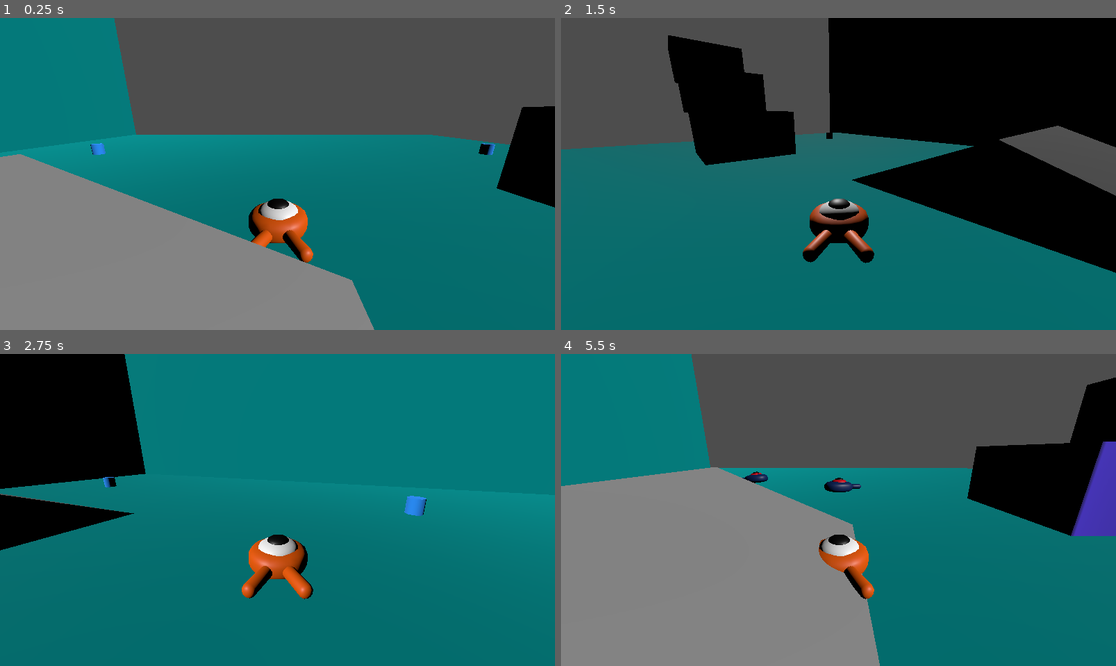
Above: before the commit, frames 1-4 (two rows, left to right).
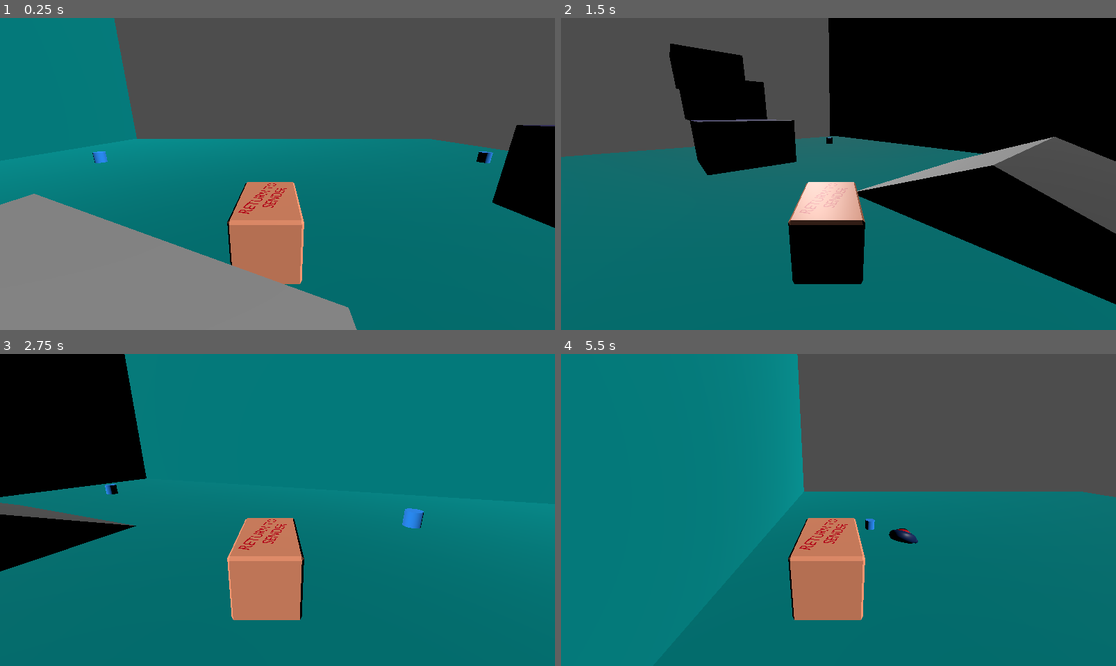
Above: after the commit, the same moments.

Repository: holy-moley/ReturnToSender
Game: Godot game, scene res://main.tscn
The game is run twice, just before and just after one commit, with the same random seed, the same clock (stepped at 60 frames per second) and the same inputs.
Inputs (mouse positions are in pixels of both pictures, inside the frame that each line leads up to):
- Up to frame 1 (0.25 s): no input
- Up to frame 2 (1.5 s): move the mouse to (960, 158) at 0.52 s; hold D (right) 0.53-1.28 s; tap Space (jump) at 0.6, 0.77, 1.07, 1.35 s; move the mouse to (727, 189) at 1.27 s; hold Down (back) from 1.28 s (still down)
- Up to frame 3 (2.75 s): tap Space (jump) at 1.52, 1.82, 2.1 s; move the mouse to (333, 441) at 2.02 s; release Down (back) at 2.03 s; hold D (right) from 2.03 s (still down)
- Up to frame 4 (5.5 s): move the mouse to (810, 572) at 2.77 s; release D (right) at 2.78 s; hold W (forward) 2.78-3.53 s; tap Space (jump) at 2.85, 3.02, 3.32, 3.6, 3.77, 4.07, 4.35, 4.52, 4.82, 5.1 s; move the mouse to (1005, 556) at 3.52 s; hold A (left) 3.53-5.03 s; tap R (respawn, bound only before the commit) at 4.15 s; move the mouse to (672, 463) at 4.27 s; move the mouse to (866, 510) at 5.02 s; hold Down (back) from 5.03 s (still down)

The runs differ from the first frame. In frame 1, 12% of the frame differs, in the area x 0-100%, y 28-100%; in frame 2, 13%; in frame 3, 7.5%; in frame 4, 49%, in the area x 0-100%, y 0-100%.

Commit message:
Add files via upload
Changed player model, added collision to ramp.

Diff:
--- a/squash_the_creeps_start_1.1.0/main.tscn
+++ b/squash_the_creeps_start_1.1.0/main.tscn
@@ -1,8 +1,9 @@
-[gd_scene load_steps=17 format=3 uid="uid://dibmxxgs24c6y"]
+[gd_scene load_steps=19 format=3 uid="uid://dibmxxgs24c6y"]
 
 [ext_resource type="Script" path="res://main.gd" id="1_cb3ao"]
 [ext_resource type="PackedScene" uid="uid://dwggalpxc4xky" path="res://player.tscn" id="1_nhwxy"]
 [ext_resource type="PackedScene" uid="uid://cx6ebcswvuhgi" path="res://mob.tscn" id="2_fkq84"]
+[ext_resource type="Script" path="res://playertest.gd" id="4_67sti"]
 
 [sub_resource type="BoxShape3D" id="BoxShape3D_fnte1"]
 size = Vector3(60, 2, 60)
@@ -48,6 +49,9 @@
 
 [sub_resource type="PrismMesh" id="PrismMesh_2ytyb"]
 
+[sub_resource type="ConvexPolygonShape3D" id="ConvexPolygonShape3D_eiu6c"]
+points = PackedVector3Array(0, 0.5, 0.5, 0.5, -0.5, 0.5, 0, 0.5, -0.5, -0.5, -0.5, 0.5, 0.5, -0.5, -0.5, -0.5, -0.5, -0.5)
+
 [sub_resource type="ConvexPolygonShape3D" id="ConvexPolygonShape3D_b252v"]
 
 [node name="Main" type="Node"]
@@ -72,6 +76,7 @@
 
 [node name="Player" parent="." instance=ExtResource("1_nhwxy")]
 transform = Transform3D(1, 0, 0, 0, 1, 0, 0, 0, 1, -1, 0, 0)
+script = ExtResource("4_67sti")
 
 [node name="CameraPivot" type="Marker3D" parent="Player"]
 transform = Transform3D(1, 0, 0, 0, 0.707107, 0.707107, 0, -0.707107, 0.707107, 0, 0, 0)
@@ -172,6 +177,10 @@
 [node name="MeshInstance3D" type="MeshInstance3D" parent="Obstacles/Ramp"]
 mesh = SubResource("PrismMesh_2ytyb")
 
+[node name="CollisionShape3D2" type="CollisionShape3D" parent="Obstacles/Ramp"]
+transform = Transform3D(1, 0, 0, 0, 1, 0, 0, 0, 1, 0, 0, 0)
+shape = SubResource("ConvexPolygonShape3D_eiu6c")
+
 [node name="CollisionShape3D" type="CollisionShape3D" parent="Obstacles/Ramp"]
 shape = SubResource("ConvexPolygonShape3D_b252v")
 
--- a/squash_the_creeps_start_1.1.0/mob.tscn
+++ b/squash_the_creeps_start_1.1.0/mob.tscn
@@ -9,7 +9,7 @@
 [node name="Mob" type="CharacterBody3D"]
 transform = Transform3D(1, 0, 0, 0, 1, 0, 0, 0, 1, 0, 1.29686, 0)
 collision_layer = 2
-collision_mask = 6
+collision_mask = 4
 script = ExtResource("1_80pv2")
 
 [node name="Pivot" type="Node3D" parent="."]
--- a/squash_the_creeps_start_1.1.0/player.tscn
+++ b/squash_the_creeps_start_1.1.0/player.tscn
@@ -1,19 +1,17 @@
-[gd_scene load_steps=4 format=3 uid="uid://dwggalpxc4xky"]
+[gd_scene load_steps=3 format=3 uid="uid://dwggalpxc4xky"]
 
-[ext_resource type="PackedScene" uid="uid://br77u1aimj1d8" path="res://art/player.glb" id="1_25fds"]
-[ext_resource type="Script" path="res://playertest.gd" id="1_vxd0i"]
+[ext_resource type="PackedScene" uid="uid://kfonyr118o2l" path="res://box.glb" id="1_wgwjy"]
 
-[sub_resource type="CylinderShape3D" id="CylinderShape3D_u5cft"]
-height = 0.5
-radius = 0.9
+[sub_resource type="BoxShape3D" id="BoxShape3D_juhrh"]
+size = Vector3(1.97, 1.89, 2.965)
 
 [node name="Player" type="CharacterBody3D"]
 collision_mask = 6
-script = ExtResource("1_vxd0i")
 
 [node name="Pivot" type="Node3D" parent="."]
 
-[node name="player" parent="Pivot" instance=ExtResource("1_25fds")]
+[node name="box" parent="Pivot" instance=ExtResource("1_wgwjy")]
 
 [node name="CollisionShape3D" type="CollisionShape3D" parent="."]
-shape = SubResource("CylinderShape3D_u5cft")
+transform = Transform3D(1, 0, 0, 0, 1, 0, 0, 0, 1, -0.295, -0.13, 0)
+shape = SubResource("BoxShape3D_juhrh")
--- a/squash_the_creeps_start_1.1.0/playertest.gd
+++ b/squash_the_creeps_start_1.1.0/playertest.gd
@@ -13,27 +13,15 @@
 @export var forward_velocity = Vector3.ZERO
 @export var player_y = 0.0
 @export var start_pos = Vector3(0, 1, 0)
-@export var jumping = false
-
-func wait(seconds: float) -> void:
-	await get_tree().create_timer(seconds).timeout
 
 func _process(delta):
 	player_y = global_transform.origin.y #Get Ypos of player
 
-func respawn(location):
-	global_transform.origin = location
-	target_velocity.y = 0
-
 func _physics_process(delta):
-	print(jumping)
-	print(velocity.y)
 	#Respawn if player falls off the map
 	if player_y <= -150:
-		respawn(start_pos)
-
-	if Input.is_action_pressed("respawn"):
-		respawn(start_pos)
+		global_transform.origin = start_pos
+		target_velocity.y = 0
 
 	 #Sets speed to 0, should be changed to make it not clunky
 
@@ -59,19 +47,13 @@
 		# Handle jump
 	if Input.is_action_just_pressed("jump") and is_on_floor():
 		target_velocity.y = jump_velocity
+	print("Speed", speed)
 	# Ground Velocity
 	target_velocity.x = direction.x * speed
 	target_velocity.z = direction.z * speed
 	# Vertical Velocity
-
-	if velocity.y >0: #If the velocity is positive, the player is jumping
-		jumping = true
-	if not is_on_floor() and jumping == true: # If jumping, fall at a normal rate
+	if not is_on_floor(): # If in the air, fall towards the floor. Literally gravity
 		target_velocity.y = target_velocity.y - (fall_acceleration * delta)
-	elif not is_on_floor() and jumping == false: #If not jumping, fall slower to make it less jarring
-		target_velocity.y = target_velocity.y - (fall_acceleration/2 * delta)
-	if is_on_floor(): #When on the ground, player is not jumping
-		jumping = false
 	# Moving the Character
 	velocity = target_velocity
 	#print("Velocity ", velocity)
--- a/squash_the_creeps_start_1.1.0/project.godot
+++ b/squash_the_creeps_start_1.1.0/project.godot
@@ -55,12 +55,6 @@
 , Object(InputEventJoypadButton,"resource_local_to_scene":false,"resource_name":"","device":-1,"button_index":0,"pressure":0.0,"pressed":false,"script":null)
 ]
 }
-respawn={
-"deadzone": 0.5,
-"events": [Object(InputEventKey,"resource_local_to_scene":false,"resource_name":"","device":-1,"window_id":0,"alt_pressed":false,"shift_pressed":false,"ctrl_pressed":false,"meta_pressed":false,"pressed":false,"keycode":0,"physical_keycode":82,"key_label":0,"unicode":114,"location":0,"echo":false,"script":null)
-, Object(InputEventJoypadButton,"resource_local_to_scene":false,"resource_name":"","device":-1,"button_index":3,"pressure":0.0,"pressed":false,"script":null)
-]
-}
 
 [layer_names]
 
Binary file added: squash_the_creeps_start_1.1.0/box.glb
Not shown, added: squash_the_creeps_start_1.1.0/box.glb.import
